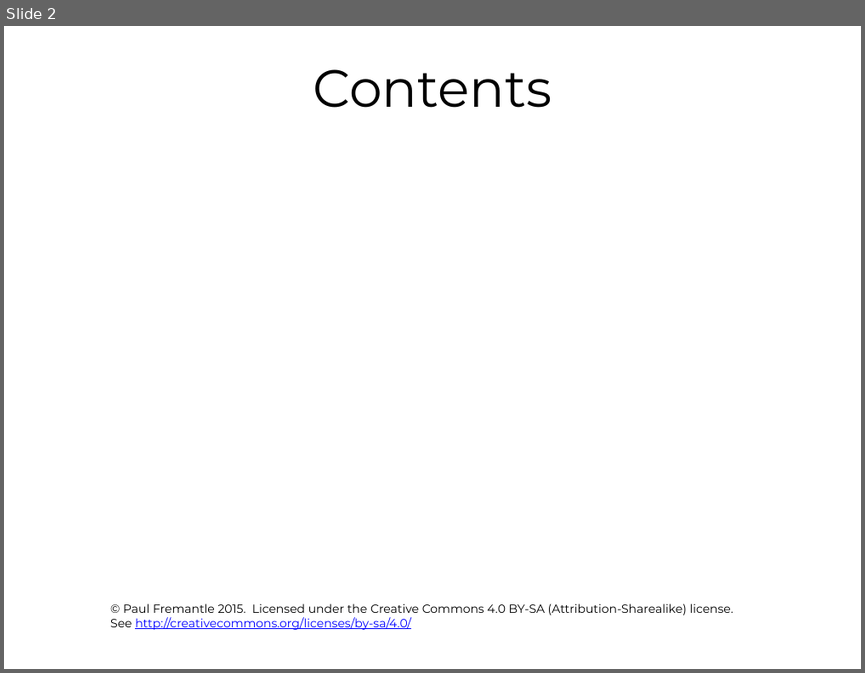
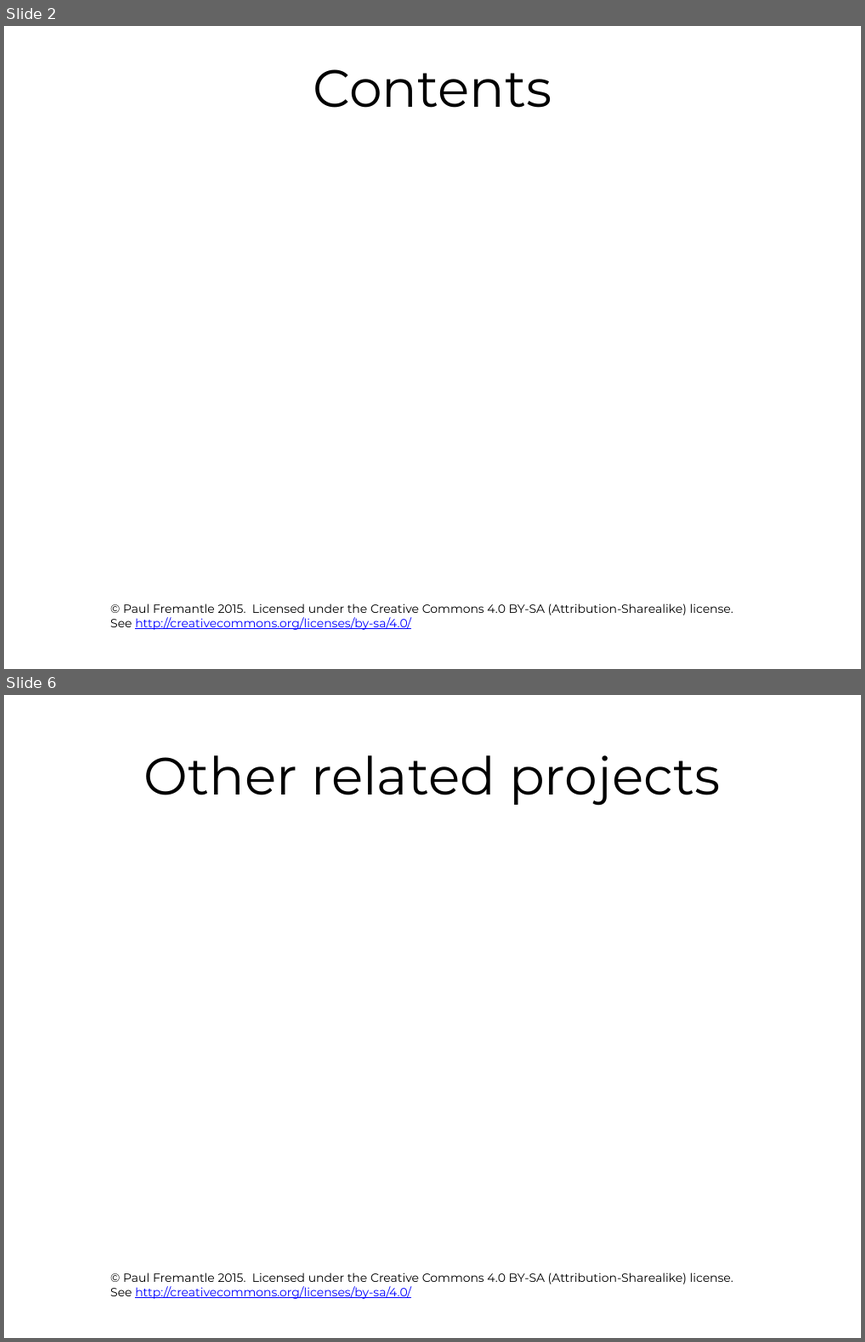
Before and after one commit to pzfreo/ox-clo, a slide deck: pres-source/06-hadoop-adjuncts.pptx. Shown one above the other, each under a label of ours: slide 2 before the commit, slides 2 and 6 after it; the slides between them are not shown. The pictures are 865x673 and 865x1342 pixels, drawn with LibreOffice and Linux fonts; fonts in the diff are those of the drawing; background and template pictures are left out. Boxes give left, top, right and bottom in pixels: in the first picture for what was removed or moved away, otherwise in the second. Text is boxed around its words. In the diff, an @@ line names an element or a change of style, - is before the commit and + after.

```diff
--- a/pres-source/06-hadoop-adjuncts.pptx
+++ b/pres-source/06-hadoop-adjuncts.pptx
@@ slide 6 added at <box>4,695,861,1338</box>, background #FFFFFF; not listed: 1 template element that a slide beside it also shows @@
@@ title added at <box>144,755,721,805</box>, 44 pt, text #000000 @@
+Other related projects
```
Also in this commit, not shown: 3 other slides added, 1 slide removed, 6 other files.
